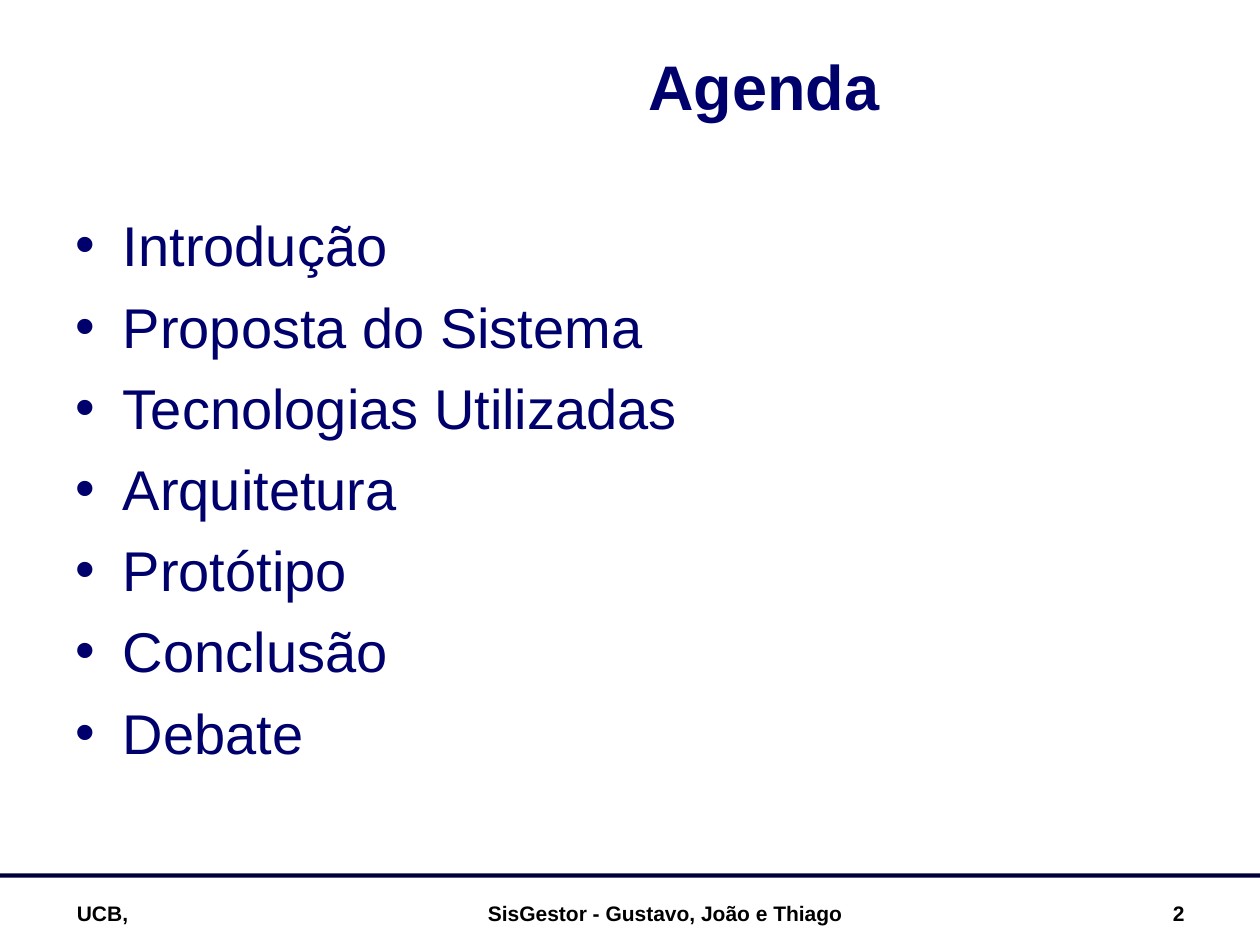
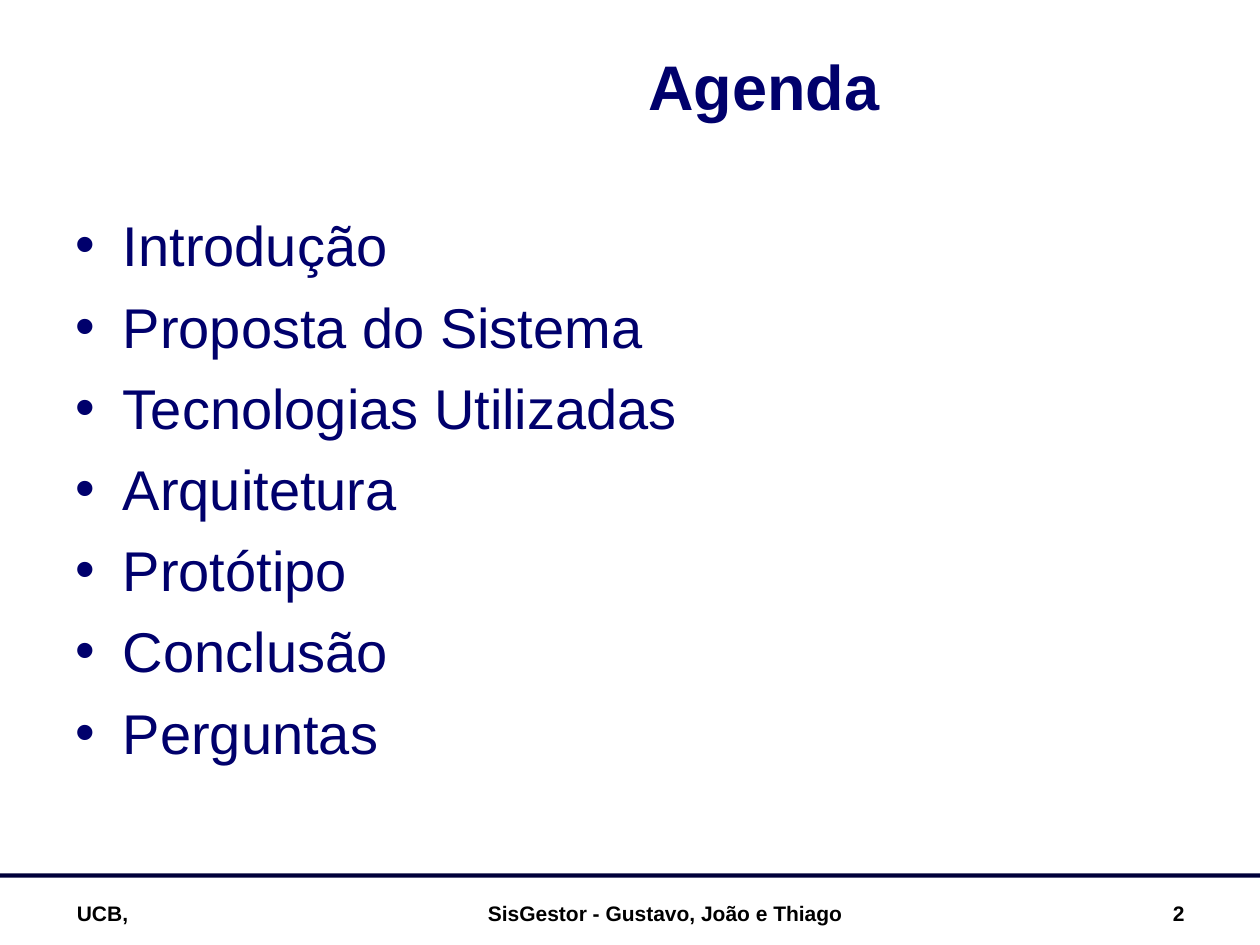
Before and after one commit to luciahsp/sisgestor, a slide deck: slide 2 of documentacao/SisGestor_Apresentação.ppt. Drawn at 1260x945 pixels with LibreOffice and Linux fonts; fonts in the diff are those of the drawing; background and template pictures are left out. Boxes give left, top, right and bottom in pixels: in the first picture for what was removed or moved away, otherwise in the second. Text is boxed around its words. In the diff, an @@ line names an element or a change of style, - is before the commit and + after.

```diff
--- a/documentacao/SisGestor_Apresentação.ppt
+++ b/documentacao/SisGestor_Apresentação.ppt
@@ text at [123,715,378,764]: text changed @@
-• Debate
+• Perguntas
```
Also in this commit, not shown: 3 other slides changed, 1 slide added, 2 other files.
